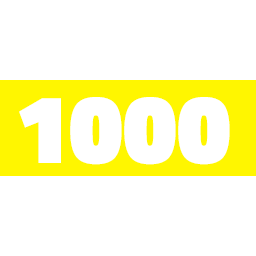
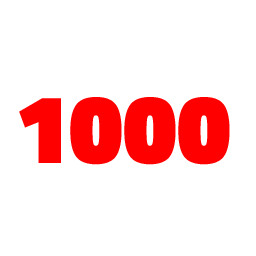
Layered file, before and after one edit (256x256). Changes by layer:
added layer "Layer 2" above "1000" over [19, 97, 230, 165]
hid "1000" over [19, 97, 230, 165]
hid "Layer 1" over [0, 80, 256, 176]
